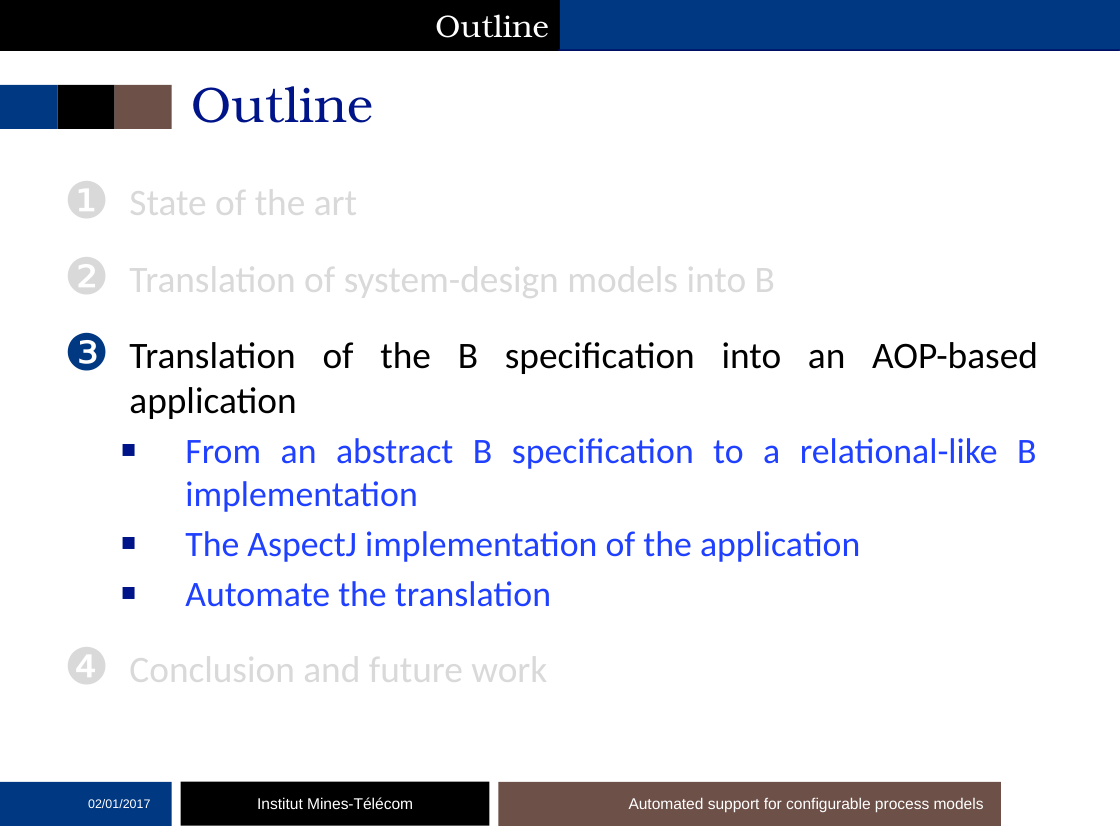
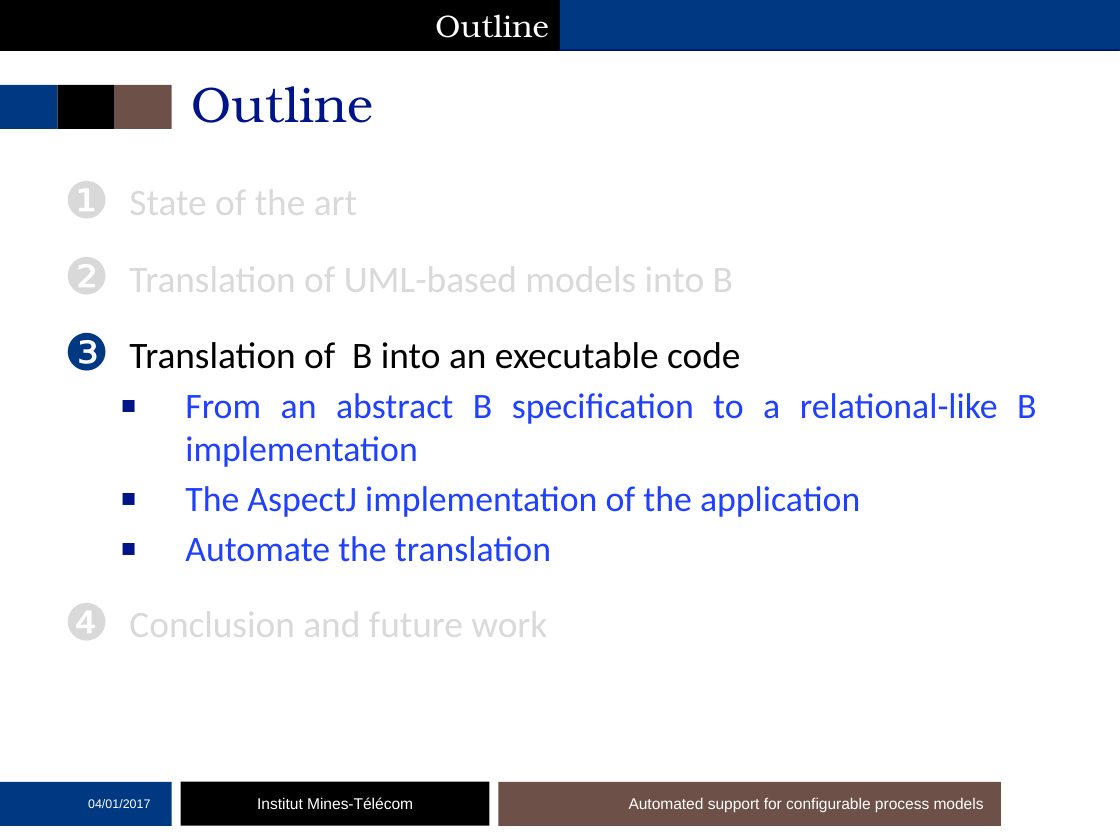
Before and after one commit to mai-ng/phdDefense, a slide deck: slide 42 of slides/presentation-defense.pptx (slide 44 before the commit). Drawn at 1120x840 pixels with LibreOffice and Linux fonts; fonts in the diff are those of the drawing; background and template pictures are left out. Boxes give left, top, right and bottom in pixels: in the first picture for what was removed or moved away, otherwise in the second. Text is boxed around its words. In the diff, an @@ line names an element or a change of style, - is before the commit and + after.

```diff
--- a/slides/presentation-defense.pptx
+++ b/slides/presentation-defense.pptx
@@ text at [129,257,740,369]: text changed @@
-❷ Translation of system-design models into B
-❸ Translation of the B specification into an AOP-based application
+❷ Translation of UML-based models into B
+❸ Translation of B into an executable code
@@ text at [88,799,150,808]: text changed @@
-02/01/2017
+04/01/2017
```
Also in this commit, not shown: 48 other slides changed, 3 slides removed.
